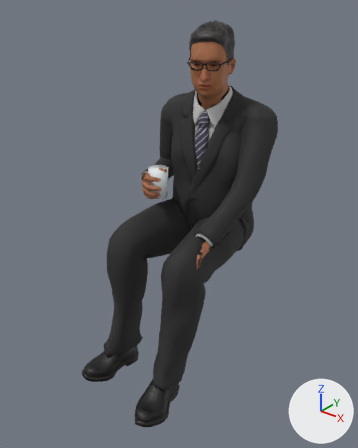
One commit to the glTF model assets/props/people-raj-sit-chat.glb: the scene before it, then after it.
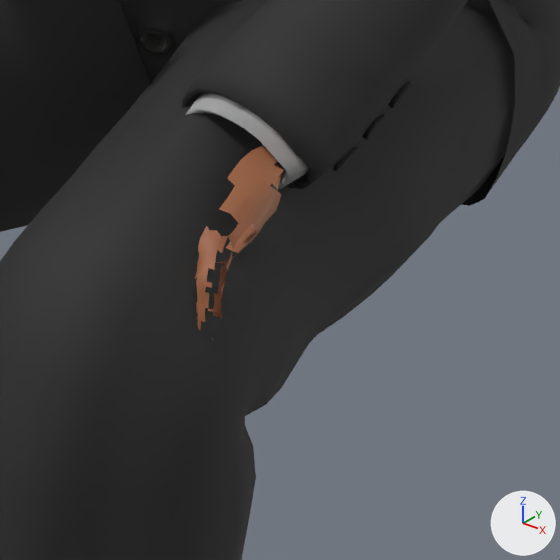
There are two pictures of each version: one whole from a 50 mm lens placed at (1.057, -1.161, 0.428), pointed at (0.024, 0.131, -0.373), one close up on the part from 46% to 71% of the width and 49% to 68% of the height. The lights are fixed; the arrows at lower right show +X, +Y and +Z. The last two pictures show the newer version. Vertices at exactly the same position are counted once.

The older version as bpy lines, for what is in view:
```python
me_base_001 = bpy.data.meshes.new('base.001')
me_base_001.from_pydata(...)  # 24137 vertices, 43704 faces; spans x -0.26..0.252, y -0.273..0.529, z -0.992..0.311
me_base_001.materials.append(mat_human_body)  # picture img_people_raj_sit_chat__1_middleage_lightskinned_male_diffuse2_png
me_base_001.materials.append(mat_held_glass)  # white #e7eff1
me_base_001.materials.append(mat_held_drink_none)  # orange #ce9550
me_base_001.materials.append(mat_human_eyebrow010)
me_base_001.materials.append(mat_human_eyelashes01)
me_base_001.materials.append(mat_human_frankyaye_glasses_library_male)  # picture img_glasses2
me_base_001.materials.append(mat_human_low_poly)  # picture img_brown_eye
me_base_001.materials.append(mat_human_male_elegantsuit01)  # picture img_male_elegantsuit01_diffuse
me_base_001.materials.append(mat_human_shoes03)  # picture img_people_raj_sit_chat__2_shoes03_diffuse_png
me_base_001.materials.append(mat_human_short01)
me_base_001.materials.append(mat_human_teeth_base)  # picture img_teeth
ob_people_raj_sit_chat = bpy.data.objects.new('people-raj-sit-chat', me_base_001)
ob_people_raj_sit_chat.location = (0.0, 0.0, 0.0)
```
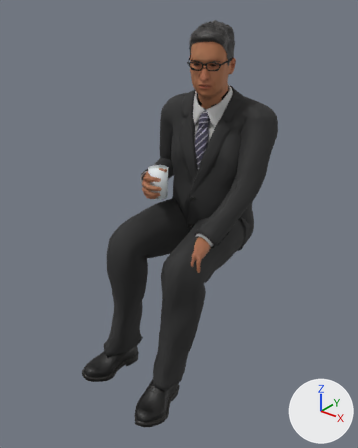
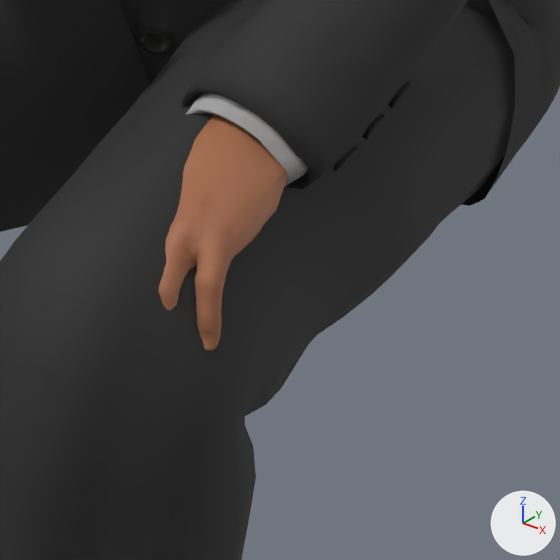
Location of each change, (x1, y1, x2, y2) in pixels of the close-ups (560 x 560 px):
part 1 of me_base_001, built on (brown)
    after: (158, 114, 288, 351)

The edits, one by one:
me_base_001 is used by ob_people_raj_sit_chat; location (0.0, 0.0, 0.0).
me_base_001 had 24137 vertices, 43704 faces and spanned x -0.26..0.252, y -0.273..0.529, z -0.992..0.311.
me_base_001 now has 24678 vertices, 45166 faces and spans x -0.26..0.252, y -0.273..0.529, z -0.992..0.311.
me_base_001 part 1: 2 vertices moved within x 0.118, y -0.006, z -0.475; 2 vertices removed from x 0.176..0.178, y 0.114..0.118, z -0.397..-0.393; 518 vertices added at x 0.085..0.203, y -0.014..0.129, z -0.483..-0.375.
Other edits to the shape of me_base_001 do not show in these pictures.
